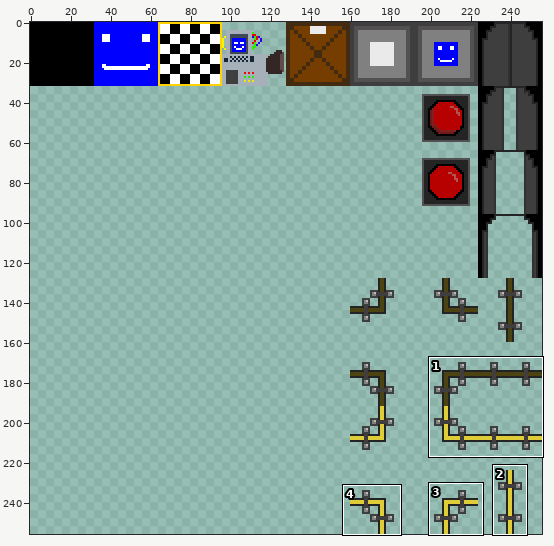
Sprite sheet, stored at assets/tileMap.png. Above, an overview of the earlier version with the close-up marked.
Close-up. Before the edit:
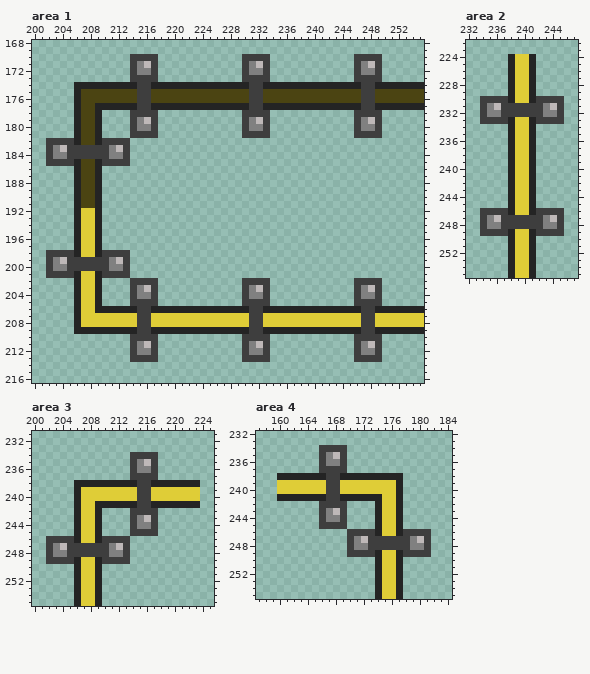
The file is 256x256 pixels. Colours within 5 levels of each other are drawn and written as one. Shown: area 1: x 200..255, y 168..216; area 2: x 232..247, y 222..255; area 3: x 200..225, y 231..255; area 4: x 157..184, y 232..255. The commit also changed other parts of the picture, which this record leaves out.
New version:
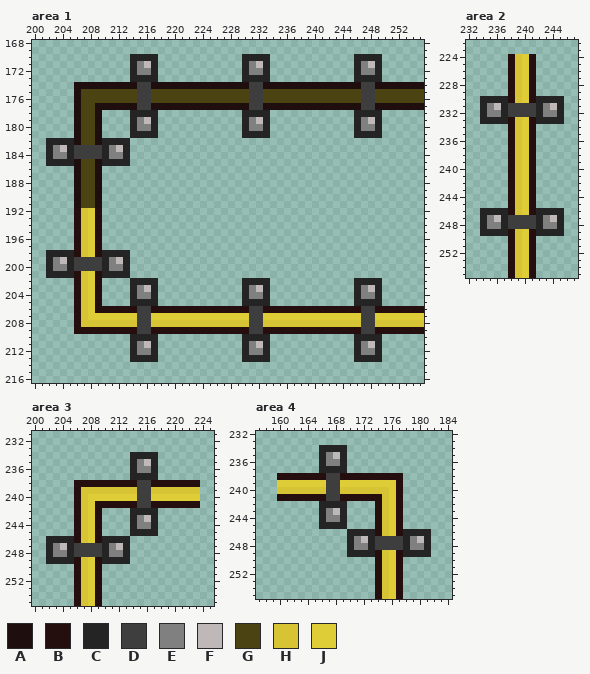
Palette (. is transparent): A #1e0e0e  B #240e0e  C #242424  D #3e3e3e  E #808080  F #beb8b8  G #4b4412  H #d7c434  J #dfcd37
Edits made:
Area 1:
y 170: x 214..217 DDDD -> CCCC; x 230..233 DDDD -> CCCC; x 246..249 DDDD -> CCCC
y 171..172: x 214 D -> C; x 217 D -> C; x 230 D -> C; x 233 D -> C; x 246 D -> C; x 249 D -> C
y 173: x 214..217 DDDD -> CCCC; x 230..233 DDDD -> CCCC; x 246..249 DDDD -> CCCC
y 174: x 206..214 CCCCCCCCC -> AAAAAAAAA; x 217..230 CCCCCCCCCCCCCC -> AAAAAAAAAAAAAA; x 233..246 CCCCCCCCCCCCCC -> AAAAAAAAAAAAAA; x 249..255 CCCCCCC -> AAAAAAA
y 175..176: x 206 C -> A
y 177: x 206 C -> A; x 209..214 CCCCCC -> AAAAAA; x 217..230 CCCCCCCCCCCCCC -> AAAAAAAAAAAAAA; x 233..246 CCCCCCCCCCCCCC -> AAAAAAAAAAAAAA; x 249..255 CCCCCCC -> AAAAAAA
y 178: x 206 C -> A; x 209 C -> A; x 214..217 DDDD -> CCCC; x 230..233 DDDD -> CCCC; x 246..249 DDDD -> CCCC
y 179..180: x 206 C -> A; x 209 C -> A; x 214 D -> C; x 217 D -> C; x 230 D -> C; x 233 D -> C; x 246 D -> C; x 249 D -> C
y 181: x 206 C -> A; x 209 C -> A; x 214..217 DDDD -> CCCC; x 230..233 DDDD -> CCCC; x 246..249 DDDD -> CCCC
y 182: x 202..206 DDDDC -> CCCCA; x 209..213 CDDDD -> ACCCC
y 183..184: x 202 D -> C; x 205 D -> C; x 210 D -> C; x 213 D -> C
y 185: x 202..206 DDDDC -> CCCCA; x 209..213 CDDDD -> ACCCC
y 186..191: x 206 C -> A; x 209 C -> A
y 192..197: x 206..207 CJ -> BH; x 209 C -> B
y 198: x 202..207 DDDDCJ -> CCCCBH; x 209..213 CDDDD -> BCCCC
y 199..200: x 202 D -> C; x 205 D -> C; x 210 D -> C; x 213 D -> C
y 201: x 202..207 DDDDCJ -> CCCCBH; x 209..213 CDDDD -> BCCCC
y 202: x 206..207 CJ -> BH; x 209 C -> B; x 214..217 DDDD -> CCCC; x 230..233 DDDD -> CCCC; x 246..249 DDDD -> CCCC
y 203..204: x 206..207 CJ -> BH; x 209 C -> B; x 214 D -> C; x 217 D -> C; x 230 D -> C; x 233 D -> C; x 246 D -> C; x 249 D -> C
y 205: x 206..207 CJ -> BH; x 209 C -> B; x 214..217 DDDD -> CCCC; x 230..233 DDDD -> CCCC; x 246..249 DDDD -> CCCC
y 206: x 206..207 CJ -> BH; x 209..214 CCCCCC -> BBBBBB; x 217..230 CCCCCCCCCCCCCC -> BBBBBBBBBBBBBB; x 233..246 CCCCCCCCCCCCCC -> BBBBBBBBBBBBBB; x 249..255 CCCCCCC -> BBBBBBB
y 207: x 206..207 CJ -> BH
y 208: x 206..214 CJJJJJJJJ -> BHHHHHHHH; x 217..230 JJJJJJJJJJJJJJ -> HHHHHHHHHHHHHH; x 233..246 JJJJJJJJJJJJJJ -> HHHHHHHHHHHHHH; x 249..255 JJJJJJJ -> HHHHHHH
y 209: x 206..214 CCCCCCCCC -> BBBBBBBBB; x 217..230 CCCCCCCCCCCCCC -> BBBBBBBBBBBBBB; x 233..246 CCCCCCCCCCCCCC -> BBBBBBBBBBBBBB; x 249..255 CCCCCCC -> BBBBBBB
y 210: x 214..217 DDDD -> CCCC; x 230..233 DDDD -> CCCC; x 246..249 DDDD -> CCCC
y 211..212: x 214 D -> C; x 217 D -> C; x 230 D -> C; x 233 D -> C; x 246 D -> C; x 249 D -> C
y 213: x 214..217 DDDD -> CCCC; x 230..233 DDDD -> CCCC; x 246..249 DDDD -> CCCC
Area 2:
y 224..229: x 238..239 CJ -> BH; x 241 C -> B
y 230: x 234..239 DDDDCJ -> CCCCBH; x 241..245 CDDDD -> BCCCC
y 231..232: x 234 D -> C; x 237 D -> C; x 242 D -> C; x 245 D -> C
y 233: x 234..239 DDDDCJ -> CCCCBH; x 241..245 CDDDD -> BCCCC
y 234..245: x 238..239 CJ -> BH; x 241 C -> B
y 246: x 234..239 DDDDCJ -> CCCCBH; x 241..245 CDDDD -> BCCCC
y 247..248: x 234 D -> C; x 237 D -> C; x 242 D -> C; x 245 D -> C
y 249: x 234..239 DDDDCJ -> CCCCBH; x 241..245 CDDDD -> BCCCC
y 250..255: x 238..239 CJ -> BH; x 241 C -> B
Area 3:
y 234: x 214..217 DDDD -> CCCC
y 235..236: x 214 D -> C; x 217 D -> C
y 237: x 214..217 DDDD -> CCCC
y 238: x 206..214 CCCCCCCCC -> BBBBBBBBB; x 217..223 CCCCCCC -> BBBBBBB
y 239: x 206..214 CJJJJJJJJ -> BHHHHHHHH; x 217..223 JJJJJJJ -> HHHHHHH
y 240: x 206..207 CJ -> BH
y 241: x 206..207 CJ -> BH; x 209..214 CCCCCC -> BBBBBB; x 217..223 CCCCCCC -> BBBBBBB
y 242: x 206..207 CJ -> BH; x 209 C -> B; x 214..217 DDDD -> CCCC
y 243..244: x 206..207 CJ -> BH; x 209 C -> B; x 214 D -> C; x 217 D -> C
y 245: x 206..207 CJ -> BH; x 209 C -> B; x 214..217 DDDD -> CCCC
y 246: x 202..207 DDDDCJ -> CCCCBH; x 209..213 CDDDD -> BCCCC
y 247..248: x 202 D -> C; x 205 D -> C; x 210 D -> C; x 213 D -> C
y 249: x 202..207 DDDDCJ -> CCCCBH; x 209..213 CDDDD -> BCCCC
y 250..255: x 206..207 CJ -> BH; x 209 C -> B
Area 4:
y 234: x 166..169 DDDD -> CCCC
y 235..236: x 166 D -> C; x 169 D -> C
y 237: x 166..169 DDDD -> CCCC
y 238: x 160..166 CCCCCCC -> BBBBBBB; x 169..177 CCCCCCCCC -> BBBBBBBBB
y 239: x 177 C -> B
y 240: x 160..166 JJJJJJJ -> HHHHHHH; x 169..175 JJJJJJJ -> HHHHHHH; x 177 C -> B
y 241: x 160..166 CCCCCCC -> BBBBBBB; x 169..175 CCCCCCJ -> BBBBBBH; x 177 C -> B
y 242: x 166..169 DDDD -> CCCC; x 174..175 CJ -> BH; x 177 C -> B
y 243..244: x 166 D -> C; x 169 D -> C; x 174..175 CJ -> BH; x 177 C -> B
y 245: x 166..169 DDDD -> CCCC; x 174..175 CJ -> BH; x 177 C -> B
y 246: x 170..175 DDDDCJ -> CCCCBH; x 177..181 CDDDD -> BCCCC
y 247..248: x 170 D -> C; x 173 D -> C; x 178 D -> C; x 181 D -> C
y 249: x 170..175 DDDDCJ -> CCCCBH; x 177..181 CDDDD -> BCCCC
y 250..255: x 174..175 CJ -> BH; x 177 C -> B
Pixel boxes of the changes (left, top, right, bottom) in both close-ups:
changed: (46, 54, 424, 362)
changed: (480, 54, 564, 278)
changed: (46, 452, 200, 606)
changed: (277, 445, 431, 599)
